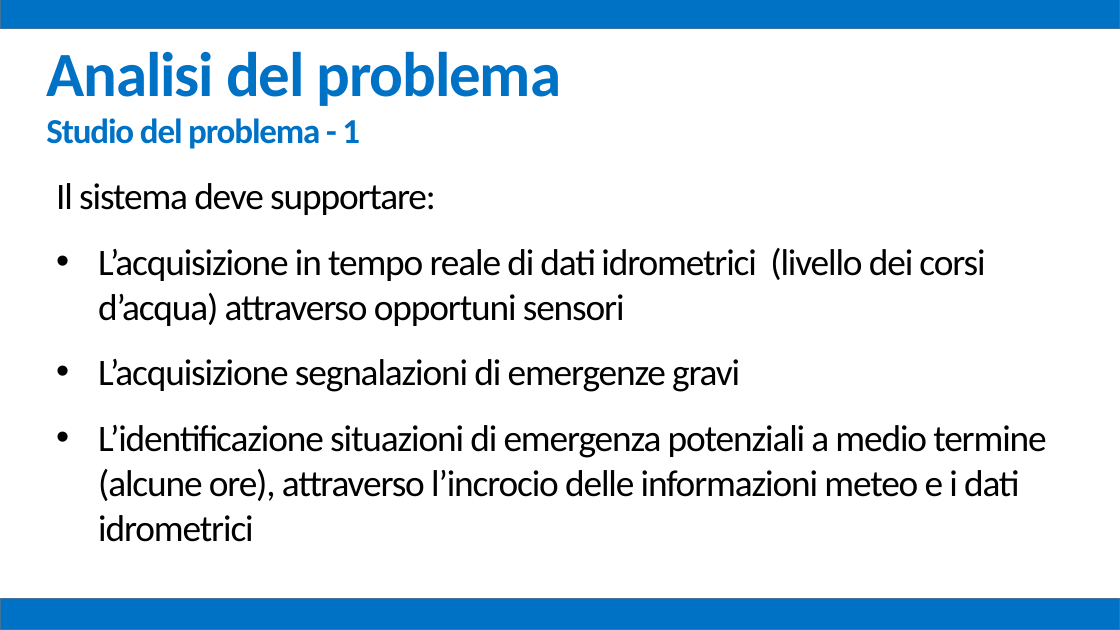
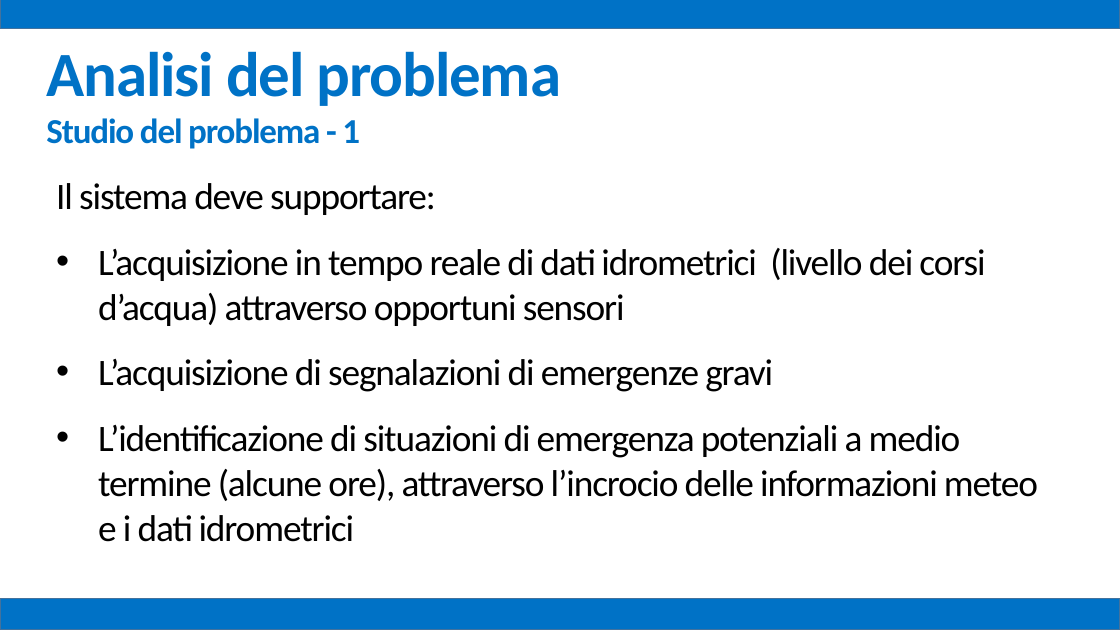
Before and after one commit to mz1991/ProgettoFebbraio2015, a slide deck: slide 3 of Febbraio 2015.pptx. Drawn at 1120x630 pixels with LibreOffice and Linux fonts; fonts in the diff are those of the drawing. Boxes give left, top, right and bottom in pixels: in the first picture for what was removed or moved away, otherwise in the second. Text is boxed around its words. In the diff, an @@ line names an element or a change of style, - is before the commit and + after.

```diff
--- a/Febbraio 2015.pptx
+++ b/Febbraio 2015.pptx
@@ text at [98,359,1038,542]: text changed @@
-• L’acquisizione segnalazioni di emergenze gravi
-• L’identificazione situazioni di emergenza potenziali a medio termine (alcune ore), attraverso l’incrocio delle informazioni meteo e i dati idrometrici
+• L’acquisizione di segnalazioni di emergenze gravi
+• L’identificazione di situazioni di emergenza potenziali a medio termine (alcune ore), attraverso l’incrocio delle informazioni meteo e i dati idrometrici
```
Also in this commit, not shown: 16 other slides changed, 1 slide added, 6 other files.
